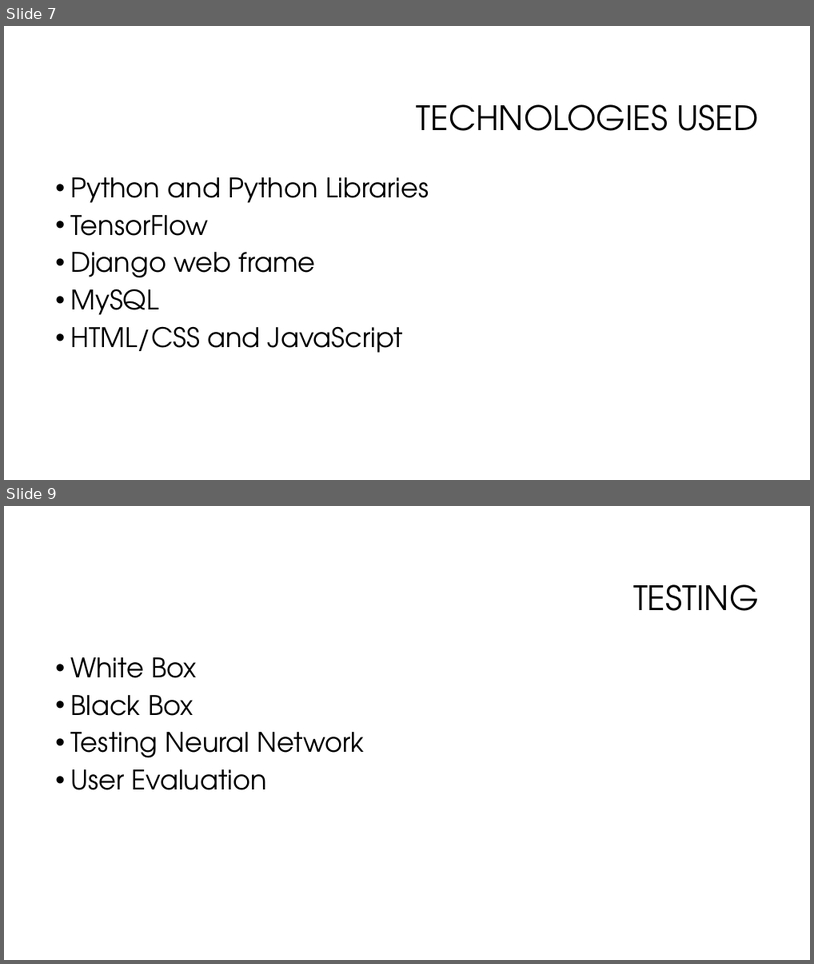
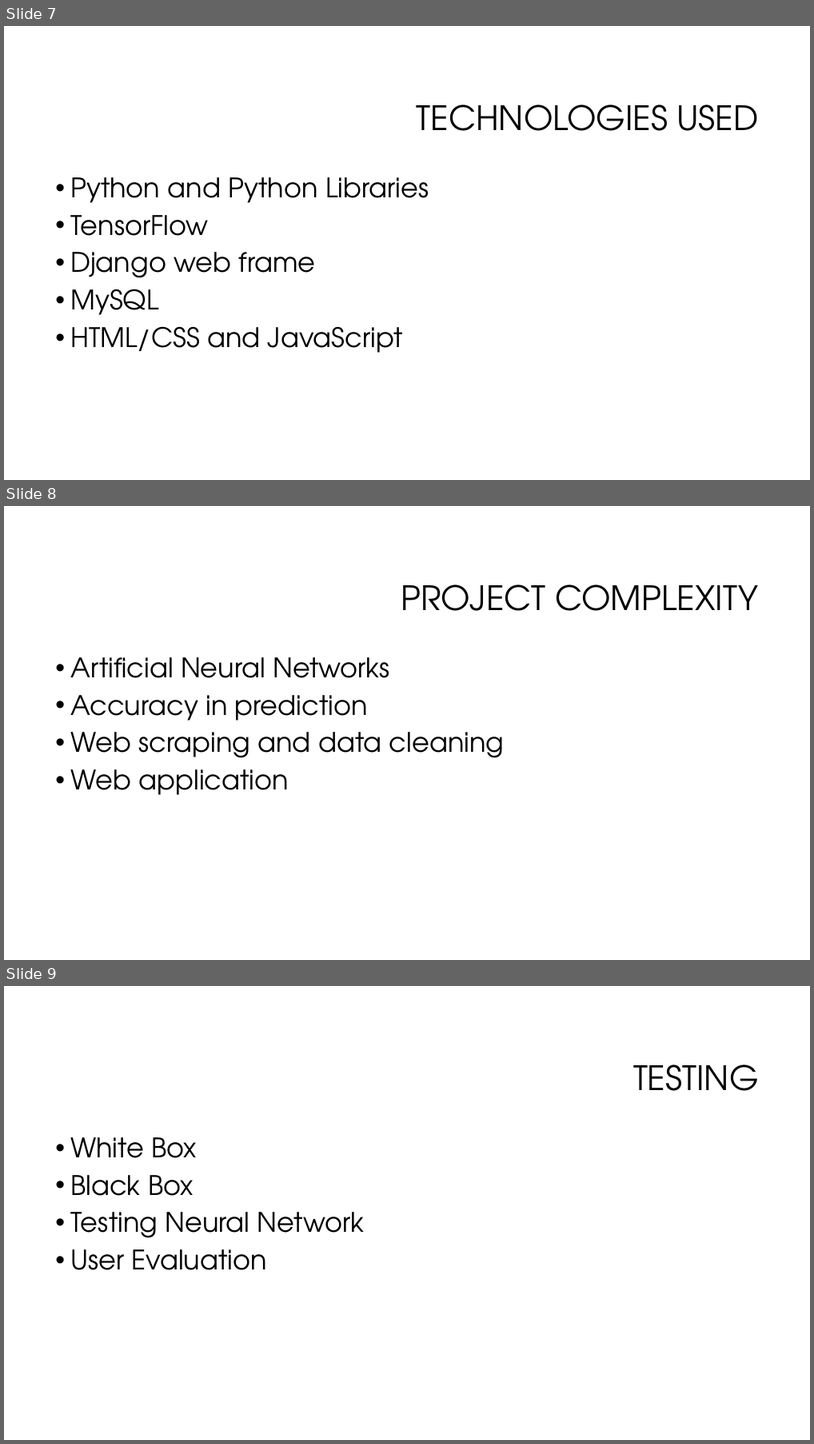
Before and after one commit to NeonMatrix/Final-Year-Project, a slide deck: Report and Documents/Predicting Movie Success with datamining.odp. Shown one above the other, each under a label of ours: slides 7 and 9 before the commit, slides 7, 8 and 9 after it; the slides between them are not shown. The pictures are 814x964 and 814x1444 pixels, drawn with LibreOffice and Linux fonts; fonts in the diff are those of the drawing; background and template pictures are left out. Boxes give left, top, right and bottom in pixels: in the first picture for what was removed or moved away, otherwise in the second. Text is boxed around its words. In the diff, an @@ line names an element or a change of style, - is before the commit and + after.

```diff
--- a/Report and Documents/Predicting Movie Success with datamining.odp
+++ b/Report and Documents/Predicting Movie Success with datamining.odp
@@ slide 8 added at (x1=4, y1=506, x2=810, y2=960), background #FFFFFF @@
@@ title added at (x1=401, y1=584, x2=758, y2=611), 40 pt, text #000000 @@
+PROJECT COMPLEXITY
@@ text added at (x1=70, y1=657, x2=505, y2=795), 32 pt, text #000000 @@
+• Artificial Neural Networks
+• Accuracy in prediction
+• Web scraping and data cleaning
+• Web application
```
Also in this commit, not shown: 1 slide removed.
